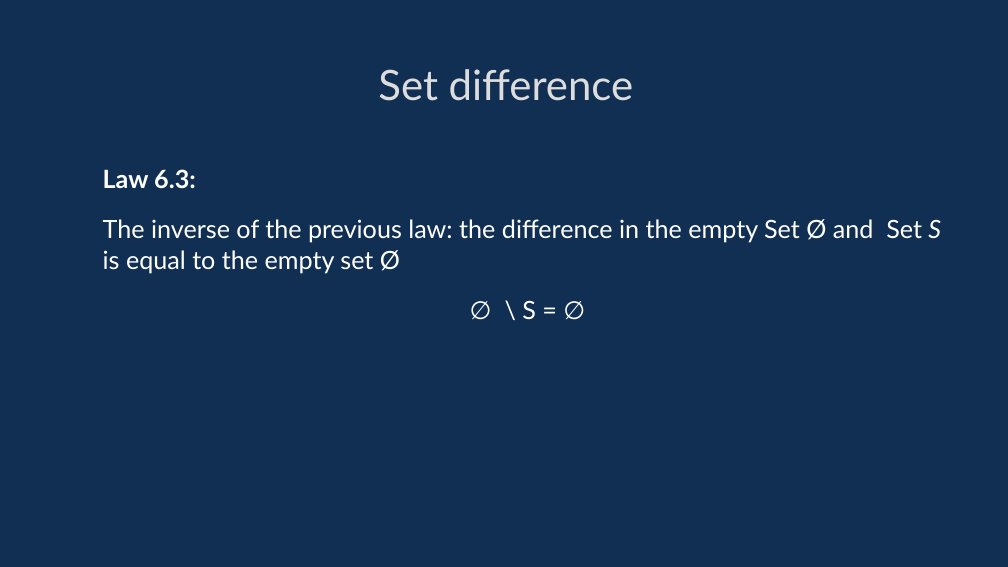
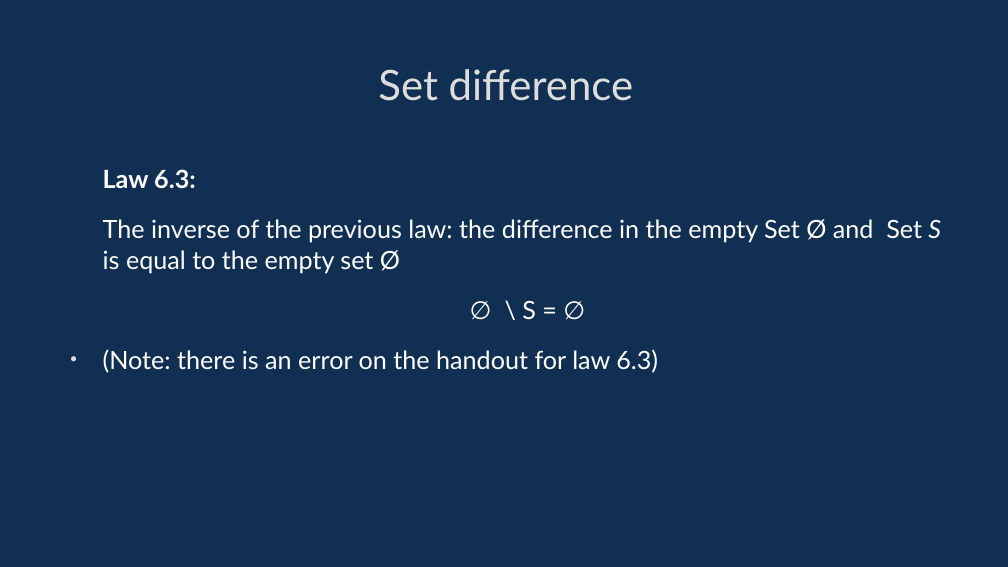
Before and after one commit to davidgundry/maths22-23, a slide deck: slide 88 of slides/maths-6-set-theory.odp. Drawn at 1008x567 pixels with LibreOffice and Linux fonts; fonts in the diff are those of the drawing. Boxes give left, top, right and bottom in pixels: in the first picture for what was removed or moved away, otherwise in the second. Text is boxed around its words. In the diff, an @@ line names an element or a change of style, - is before the commit and + after.

```diff
--- a/slides/maths-6-set-theory.odp
+++ b/slides/maths-6-set-theory.odp
@@ text at (103, 349, 658, 373): paragraph added @@
+• (Note: there is an error on the handout for law 6.3)
```
Also in this commit, not shown: 7 other slides changed.
